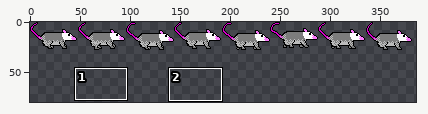
Pixel-art file, stored at static/possum_sprite_sheet.aseprite. Above: a wide view before the commit, with the close-up outlined.
Close-up. Old version:
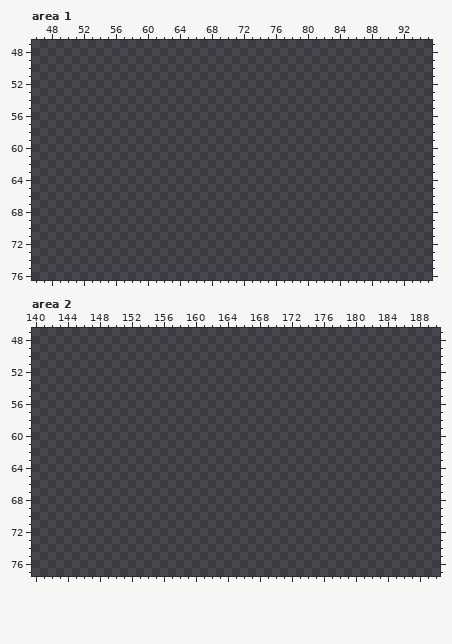
1000x1000 pixels, 1 frame. Shown: area 1: x 46..95, y 47..76; area 2: x 140..190, y 47..77. The wide view leaves out empty margins. The commit also changed other parts of the picture, which this record leaves out.
The result:
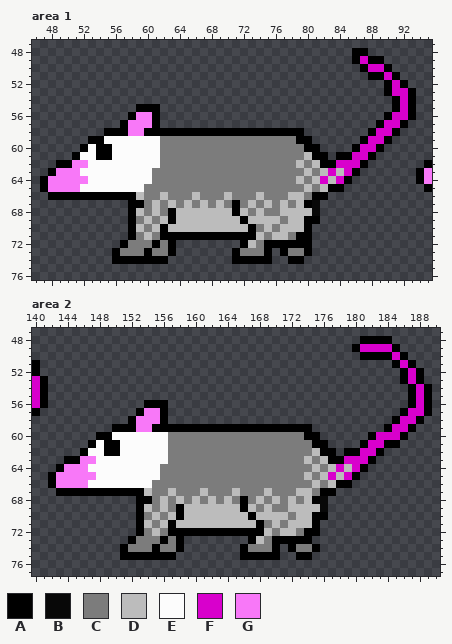
Palette (. is transparent): A #000000  B #080808  C #7c7c7c  D #bcbcbc  E #fcfcfc  F #d800cc  G #f878f8
The edit:
Changed rows in their new state; - is an unchanged pixel.
Area 1:
first column x 47:
48 ---------------------------------------AA--------
49 ---------------------------------------AFAA------
50 ----------------------------------------AFFA-----
51 -----------------------------------------AAFA----
52 -------------------------------------------AFA---
53 -------------------------------------------AFFA--
54 --------------------------------------------AFA--
55 ------------AAA-----------------------------AFA--
56 -----------AGGA----------------------------AFFA--
57 ----------AGGGA---------------------------AFFA---
58 --------AAAGGAAAAAAAAAAAAAAAAAAAA--------AFFA----
59 ------AAEEEEEEECCCCCCCCCCCCCCCCCAA------AFFA-----
60 -----AEAAEEEEEECCCCCCCCCCCCCCCCCCAA----AFFA------
61 ----AEEAAEEEEEECCCCCCCCCCCCCCCCCCDAA-AAFFA-------
62 --AAGGEEEEEEEEECCCCCCCCCCCCCCCCCDCDAAFFFA-------A
63 -AGGGEEEEEEEEECCCCCCCCCCCCCCCCCCCDCDFDFA-------AG
64 AGGGGGEEEEEEEECCCCCCCCCCCCCCCCCCDCDFDFA--------AG
65 AGGGGEEEEEEEECCCCCCCCCCCCCCCCCCCCDCDAA----------A
66 -AAAAAAAAAAADCCDCCCDCCCDCCCDCCCDDCAA-------------
67 -----------AACDCDCDCDCDCACDCDCDCDAB--------------
68 -----------ADCDCADDDDDDDADCDCCDDDDB--------------
69 -----------ACDCDADDDDDDDDADDDDCDDAA--------------
70 -----------ADCDADDDDDDDDDDACDCDDDA---------------
71 -----------ACDCAAAAAAAAAAAADCDDCAA---------------
72 ----------ACCCACA--------ADCAAAAAA---------------
73 ---------ACCCACCA-------ACCCA-ACCA---------------
74 ---------AAAAAAA--------AAAAA--AA----------------
Area 2:
first column x 140:
48 -----------------------------------------AAAA-----
49 ----------------------------------------AFFFFA----
50 -----------------------------------------AAAAFA---
51 A--------------------------------------------AFA--
52 A---------------------------------------------AFA-
53 FA--------------------------------------------AFA-
54 FA---------------------------------------------AFA
55 FA---------------------------------------------AFA
56 FA------------AAA------------------------------AFA
57 A------------AGGA-----------------------------AFFA
58 ------------AGGGA----------------------------AFFA-
59 ----------AAAGGAAAAAAAAAAAAAAAAAAAA---------AFFA--
60 --------AAEEEEEEECCCCCCCCCCCCCCCCCAA------AFFFA---
61 -------AEAAEEEEEECCCCCCCCCCCCCCCCCCAA----AFFAA----
62 ------AEEAAEEEEEECCCCCCCCCCCCCCCCCCDAA-AAFFA------
63 ----AAGGEEEEEEEEECCCCCCCCCCCCCCCCCDCDAAFFFA-------
64 ---AGGGEEEEEEEEECCCCCCCCCCCCCCCCCCCDCDFDFA--------
65 --AGGGGGEEEEEEEECCCCCCCCCCCCCCCCCCDCDFDFA---------
66 --AGGGGEEEEEEEECCCCCCCCCCCCCCCCCCCCDCDAA----------
67 ---AAAAAAAAAAADCCDCCCDCCCDCCCDCCCDDCAA------------
68 -------------AACDCDCDCDCDCACDCDCDCDAB-------------
69 -------------ADCDCADDDDDDDADCDCCDDDDB-------------
70 -------------ACDCDADDDDDDDDADDDDCDDAA-------------
71 -------------ADCDADDDDDDDDDDACDCDDDA--------------
72 -------------ACDCAAAAAAAAAAAADCDDCAA--------------
73 ------------ACCCACA--------ADCAAAAA---------------
74 -----------ACCCACCA-------ACCCA-ACCA--------------
75 -----------AAAAAAA--------AAAAA--AA---------------
Pixel boxes of the changes (left, top, right, bottom) in both close-ups:
added: (40, 48, 416, 264)
added: (416, 160, 432, 192)
added: (48, 336, 432, 560)
added: (32, 360, 48, 416)
